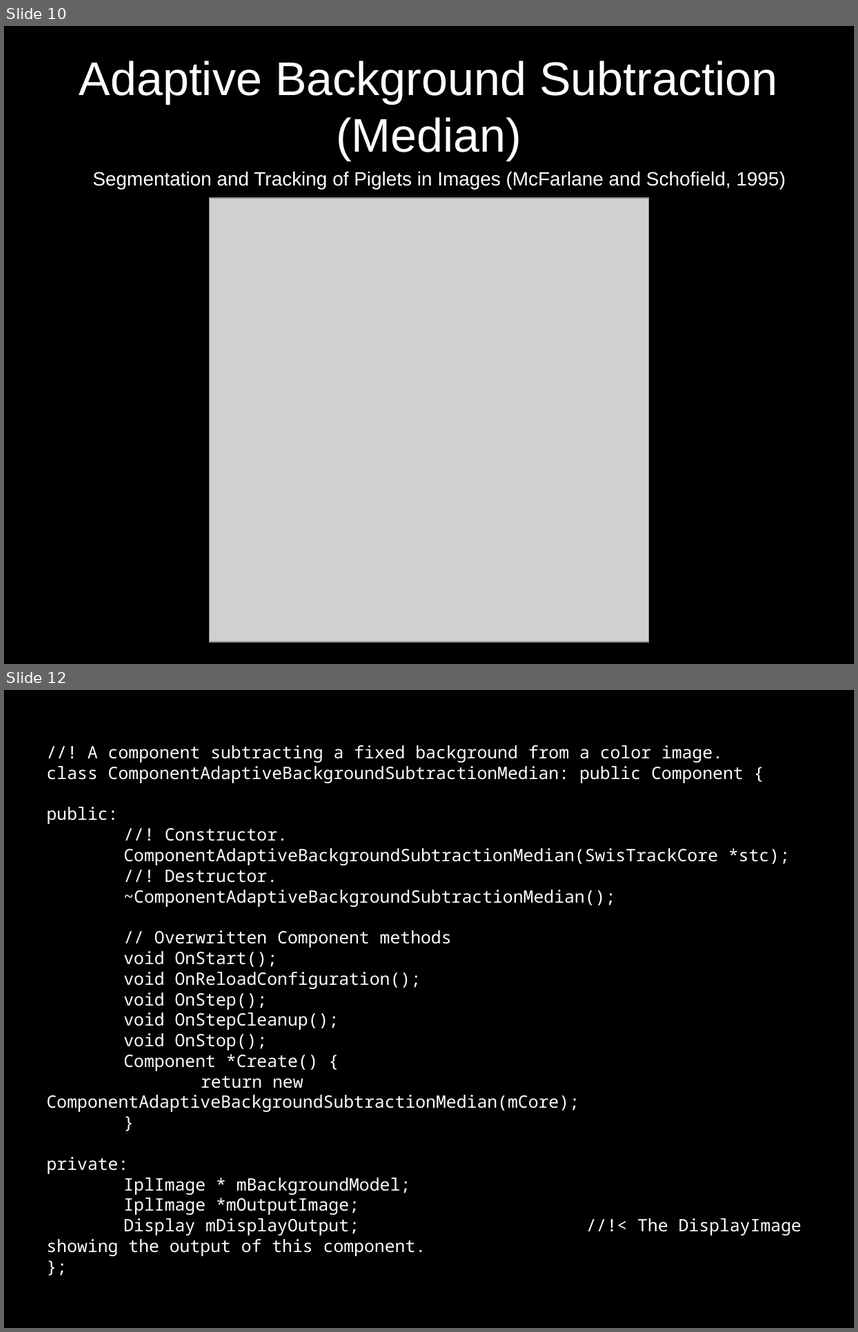
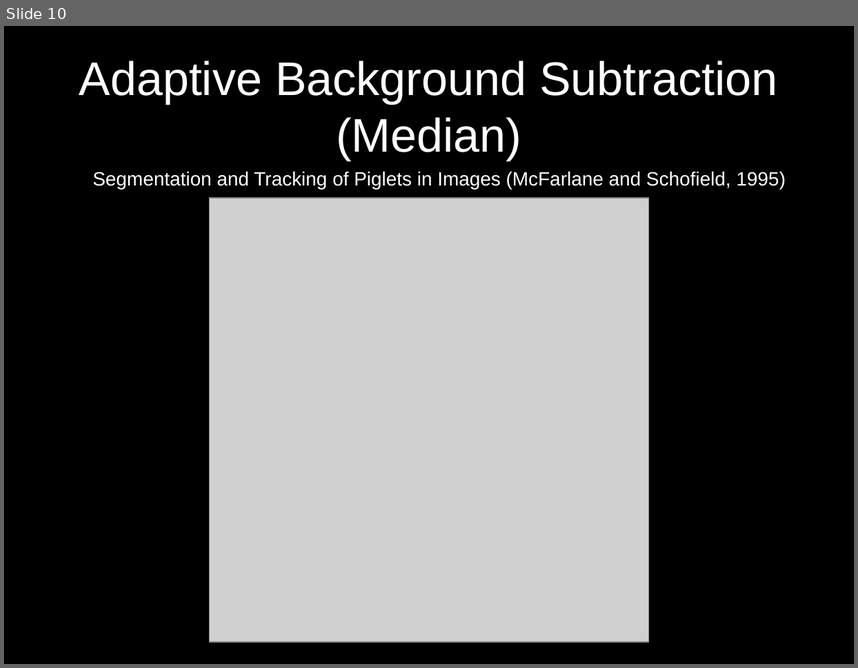
Before and after one commit to d28b/swistrack, a slide deck: Doc/tutorial.stefie10.06.2009/tutorialSlides.odp. Shown one above the other, each under a label of ours: slides 10 and 12 before the commit, slide 10 after it; the slides between them are not shown. The pictures are 858x1332 and 858x668 pixels, drawn with LibreOffice and Linux fonts; fonts in the diff are those of the drawing; grey boxes stand for pictures. Boxes give left, top, right and bottom in pixels: in the first picture for what was removed or moved away, otherwise in the second. Text is boxed around its words. In the diff, an @@ line names an element or a change of style, - is before the commit and + after.

Commit message:
Updated slides, with the pipeline sequence, and the code for the adaptive background subtraction, median.

```diff
--- a/Doc/tutorial.stefie10.06.2009/tutorialSlides.odp
+++ b/Doc/tutorial.stefie10.06.2009/tutorialSlides.odp
@@ slide 12 removed at [4, 690, 854, 1328], background #000000 @@
@@ subtitle removed at [47, 745, 790, 1256] @@
-//! A component subtracting a fixed background from a color image.
-class ComponentAdaptiveBackgroundSubtractionMedian: public Component {
-public:
-//! Constructor.
-ComponentAdaptiveBackgroundSubtractionMedian(SwisTrackCore *stc);
-//! Destructor.
-~ComponentAdaptiveBackgroundSubtractionMedian();
-// Overwritten Component methods
-void OnStart();
-void OnReloadConfiguration();
-void OnStep();
-void OnStepCleanup();
-void OnStop();
-Component *Create() {
-return new ComponentAdaptiveBackgroundSubtractionMedian(mCore);
-}
-private:
-IplImage * mBackgroundModel;
-IplImage *mOutputImage;
-Display mDisplayOutput; //!< The DisplayImage showing the output of this component.
-};
```
Also in this commit, not shown: 1 slide changed, 2 slides added, 4 other files.
